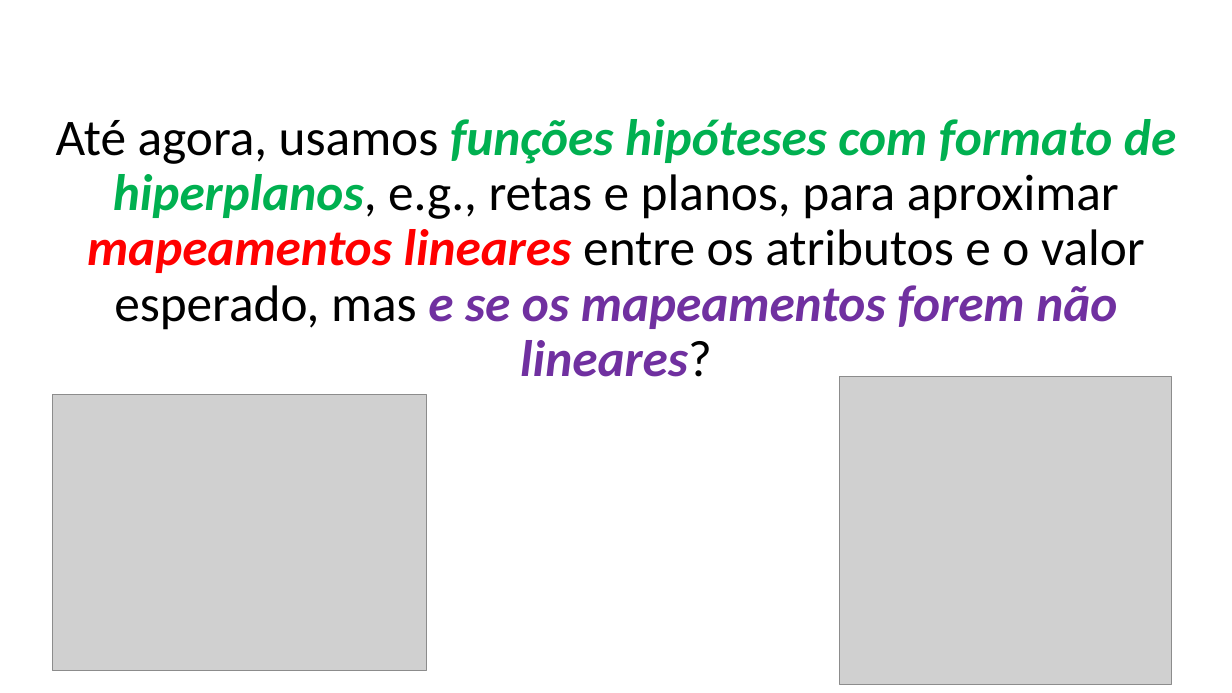
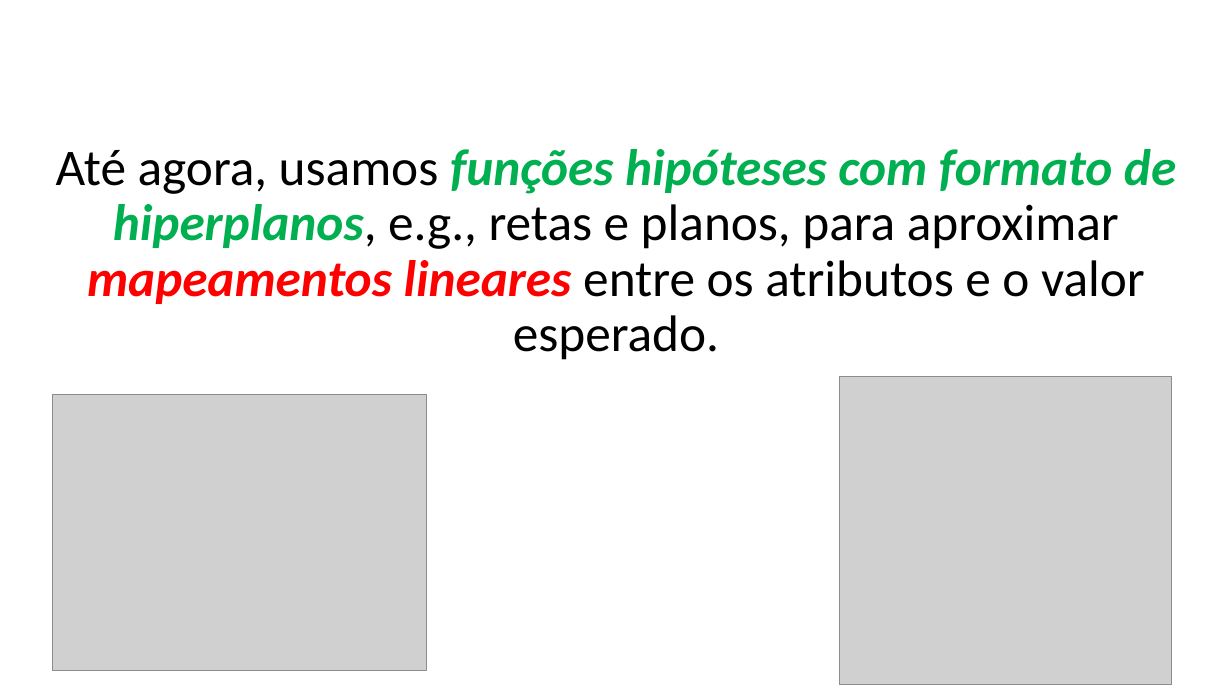
Before and after one commit to zz4fap/t319_aprendizado_de_maquina, a slide deck: slide 14 of slides/T319_Regressão_Linear (Parte IV).pptx. Drawn at 1232x693 pixels with LibreOffice and Linux fonts; fonts in the diff are those of the drawing; grey boxes stand for pictures. Boxes give left, top, right and bottom in pixels: in the first picture for what was removed or moved away, otherwise in the second. Text is boxed around its words. In the diff, an @@ line names an element or a change of style, - is before the commit and + after.

Commit message:
update of slides

```diff
--- a/slides/T319_Regressão_Linear (Parte IV).pptx
+++ b/slides/T319_Regressão_Linear (Parte IV).pptx
@@ text at (x1=56, y1=149, x2=1176, y2=360): text changed; bold off; italic off @@
-Até agora, usamos funções hipóteses com formato de hiperplanos, e.g., retas e planos, para aproximar mapeamentos lineares entre os atributos e o valor esperado, mas e se os mapeamentos forem não lineares?
+Até agora, usamos funções hipóteses com formato de hiperplanos, e.g., retas e planos, para aproximar mapeamentos lineares entre os atributos e o valor esperado.
```
Also in this commit, not shown: 6 other slides changed, 3 slides added, 1 slide removed, 2 other files.
